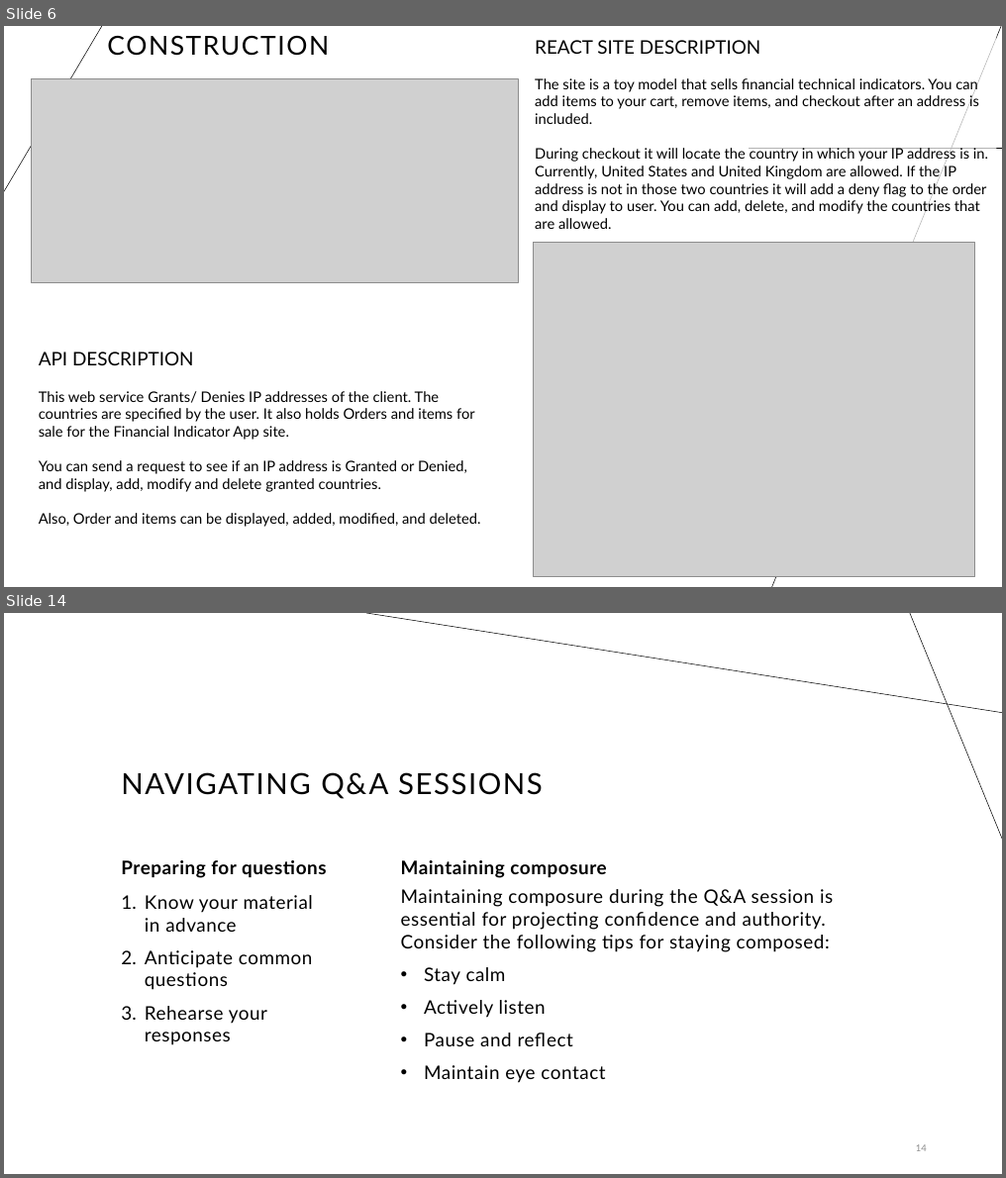
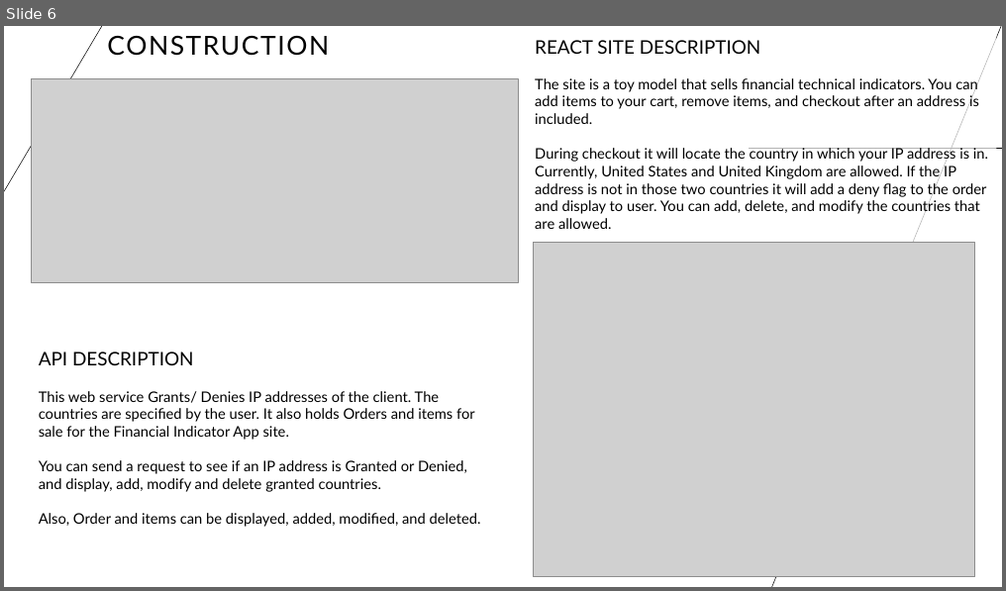
Before and after one commit to supracharger/WebAPI_FinalProject_REACT, a slide deck: Overview.pptx. Shown one above the other, each under a label of ours: slides 6 and 14 before the commit, slide 6 after it; the slides between them are not shown. The pictures are 1006x1178 and 1006x591 pixels, drawn with LibreOffice and Linux fonts; fonts in the diff are those of the drawing; grey boxes stand for pictures. Boxes give left, top, right and bottom in pixels: in the first picture for what was removed or moved away, otherwise in the second. Text is boxed around its words. In the diff, an @@ line names an element or a change of style, - is before the commit and + after.

```diff
--- a/Overview.pptx
+++ b/Overview.pptx
@@ slide 14 removed at (4,613,1002,1174), background #FFFFFF @@
@@ line removed from (1002, 713) to (366, 613) @@
@@ line removed from (910, 613) to (1002, 839) @@
@@ title removed at (121,772,543,799) @@
-NAVIGATING Q&A SESSIONS
@@ text removed at (121,861,327,878) @@
-Preparing for questions
@@ text removed at (401,861,606,878) @@
-Maintaining composure
@@ text removed at (145,895,313,1046) @@
-1. Know your material in advance
-2. Anticipate common questions
-3. Rehearse your responses
@@ text removed at (401,889,833,1083) @@
-Maintaining composure during the Q&A session is essential for projecting confidence and authority. Consider the following tips for staying composed:
-  • Stay calm
-  • Actively listen
-  • Pause and reflect
-  • Maintain eye contact
@@ page number removed at (916,1145,927,1152) @@
-14
```
Also in this commit, not shown: 6 slides added, 12 other slides removed, 4 other files.
